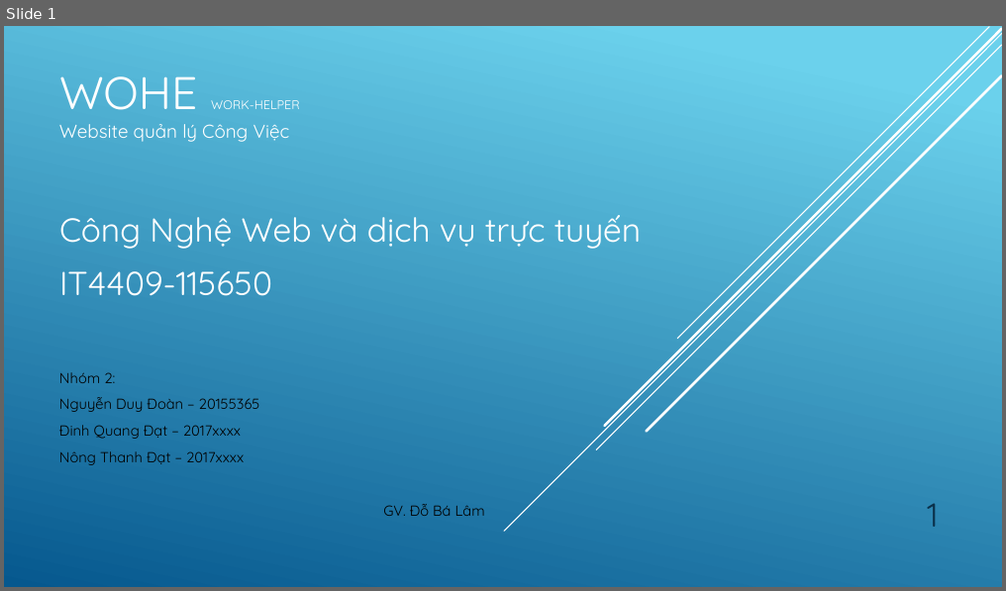
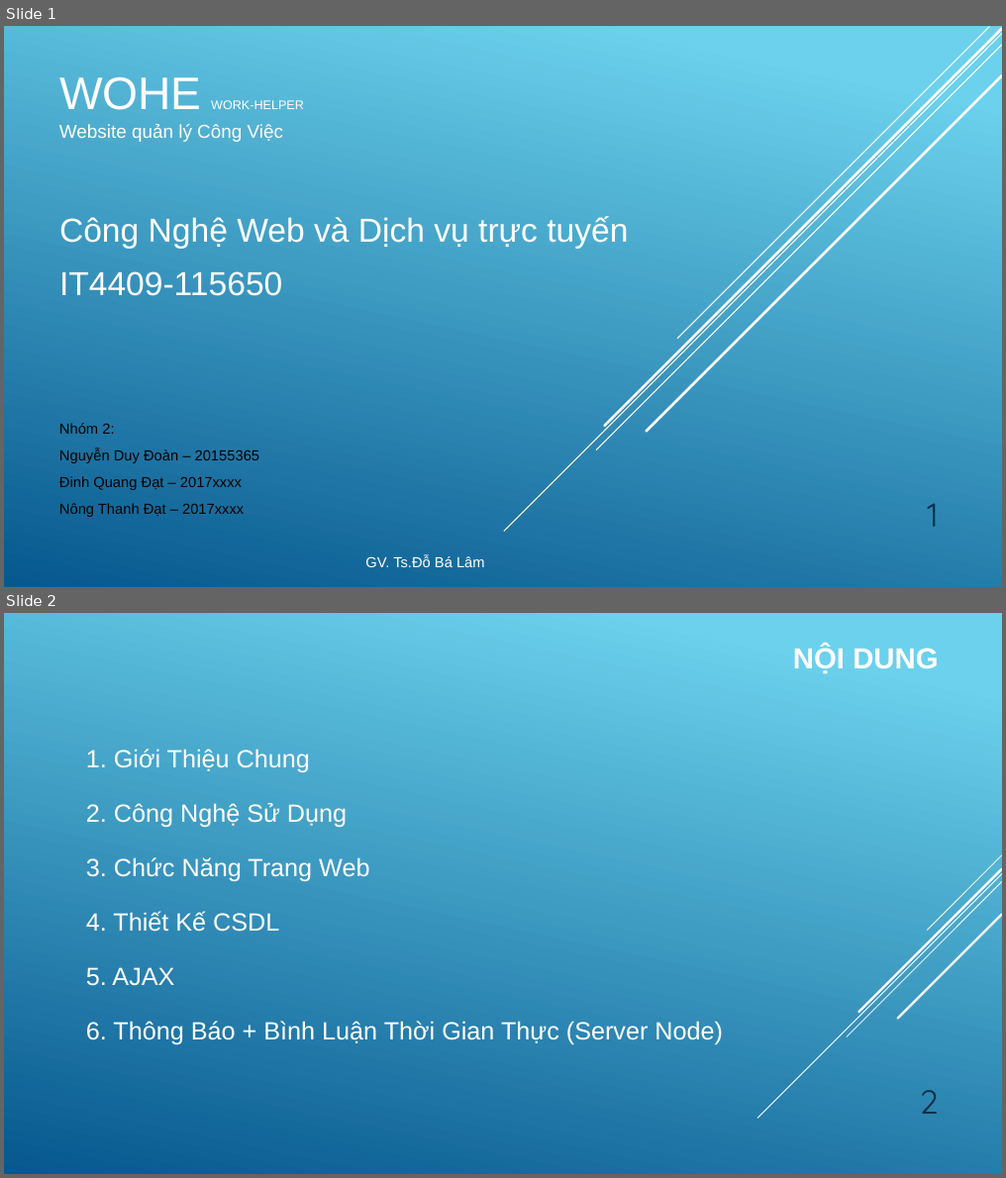
Before and after one commit to quangdat99/btl, a slide deck: Slide.pptx. Shown one above the other, each under a label of ours: slide 1 before the commit, slides 1 and 2 after it. The pictures are 1006x591 and 1006x1178 pixels, drawn with LibreOffice and Linux fonts; fonts in the diff are those of the drawing. Boxes give left, top, right and bottom in pixels: in the first picture for what was removed or moved away, otherwise in the second. Text is boxed around its words. In the diff, an @@ line names an element or a change of style, - is before the commit and + after.

```diff
--- a/Slide.pptx
+++ b/Slide.pptx
@@ slide 2 added at (x1=4, y1=613, x2=1002, y2=1174), background gradient #6ED2EB to #06588E @@
@@ text added at (x1=793, y1=646, x2=938, y2=673), 28 pt, text #FFFFFF, bold @@
+NỘI DUNG
@@ text added at (x1=86, y1=749, x2=310, y2=772), 24 pt, text #FFFFFF @@
+1. Giới Thiệu Chung
@@ text added at (x1=86, y1=803, x2=347, y2=827), 24 pt, text #FFFFFF @@
+2. Công Nghệ Sử Dụng
@@ text added at (x1=86, y1=858, x2=369, y2=881), 24 pt, text #FFFFFF @@
+3. Chức Năng Trang Web
@@ text added at (x1=86, y1=911, x2=279, y2=932), 24 pt, text #FFFFFF @@
+4. Thiết Kế CSDL
@@ group added at (x1=757, y1=856, x2=1002, y2=1118): 5 lines @@
@@ text added at (x1=86, y1=967, x2=174, y2=986), 24 pt, text #FFFFFF @@
+5. AJAX
@@ text added at (x1=86, y1=1021, x2=723, y2=1046), 24 pt, text #FFFFFF @@
+6. Thông Báo + Bình Luận Thời Gian Thực (Server Node)
@@ page number added at (x1=920, y1=1090, x2=939, y2=1114), 32 pt, text #0A304A @@
+2
@@ slide 1 changed as well @@
@@ font Quicksand to Arial in 3 elements at (x1=59, y1=76, x2=202, y2=110), (x1=211, y1=100, x2=304, y2=109), (x1=59, y1=124, x2=283, y2=142) @@
@@ subtitle at (x1=59, y1=216, x2=628, y2=249): text changed; font Quicksand to Arial @@
-Công Nghệ Web và dịch vụ trực tuyến
+Công Nghệ Web và Dịch vụ trực tuyến
@@ subtitle at (x1=59, y1=272, x2=282, y2=296): font Quicksand to Arial in "IT4409-115650" @@
@@ text "Nhóm 2:" moved from (x1=59, y1=372, x2=485, y2=516) to (x1=59, y1=423, x2=485, y2=568) @@
@@ text at (x1=59, y1=423, x2=260, y2=517): font Quicksand to Arial in "Nhóm 2:", "Nguyễn Duy Đoàn – 20155365", "Đinh Quang Đạt – 2017xxxx", "Nông Thanh Đạt – 2017xxxx" @@
@@ text at (x1=365, y1=556, x2=485, y2=568): text changed; font Quicksand to Arial; text colour #000000 to #FFFFFF @@
-GV. Đỗ Bá Lâm
+GV. Ts.Đỗ Bá Lâm
```
Also in this commit, not shown: 6 other slides added, 6 slides removed, 2 other files.
